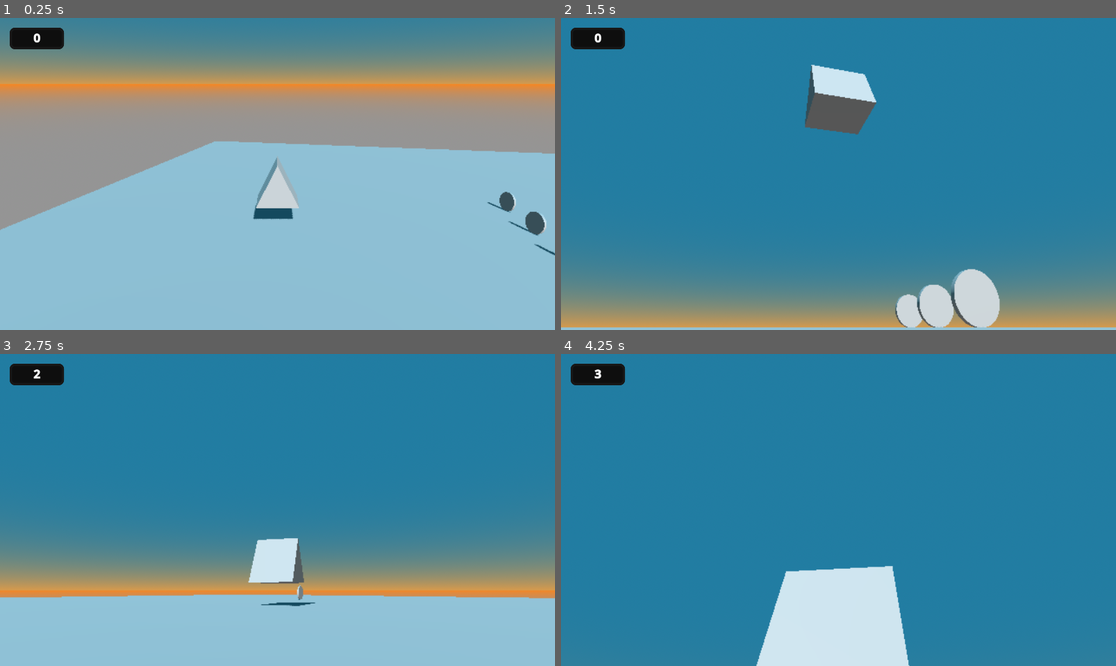
Above: before the commit, frames 1-4 (two rows, left to right).
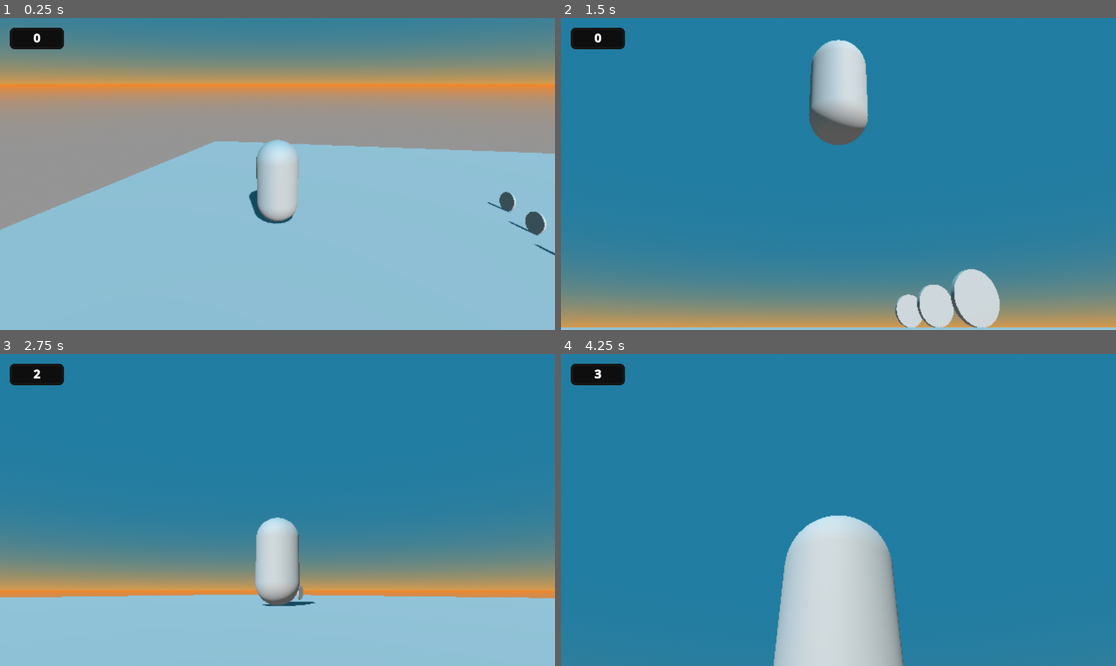
Above: after the commit, the same moments.

Repository: fliposab/ProgettoStage
Game: Godot game, scene res://levels/test_level.tscn
Same seed, same stepped clock (60 frames per second), same inputs: the game is played once before the commit and once after it.
Inputs:
- Up to frame 1 (0.25 s): no input
- Up to frame 2 (1.5 s): hold D (move_right) 0.53-1.28 s; hold Down (rotate_camera_down) 0.53-1.28 s; tap Space (jump) at 0.77 s; hold S (move_back) from 1.28 s (still down); tap Left (rotate_camera_left) at 1.35 s
- Up to frame 3 (2.75 s): tap Space (jump) at 1.52 s; release S (move_back) at 2.03 s; hold D (move_right) from 2.03 s (still down); hold Right (rotate_camera_right) from 2.03 s (still down)
- Up to frame 4 (4.25 s): release D (move_right) at 2.78 s; release Right (rotate_camera_right) at 2.78 s; hold W (move_forward) 2.78-3.53 s; tap Up (rotate_camera_up) at 2.85 s; tap Space (jump) at 3.02, 3.77 s; hold A (move_left) from 3.53 s (still down); hold Down (rotate_camera_down) from 3.53 s (still down)

The runs differ from the first frame. In frame 1, 1.3% of the frame differs, in the area x 44-54%, y 38-67%; in frame 2, 2.5%; in frame 3, 1.8%; in frame 4, 7.1%, in the area x 35-63%, y 51-100%.

Commit message:
piano di progetto aggiornato

Diff:
--- a/Sviluppo/Godot/entities/player.tscn
+++ b/Sviluppo/Godot/entities/player.tscn
@@ -12,7 +12,7 @@
 [ext_resource type="PackedScene" uid="uid://b5yb44m1p21ax" path="res://ui/collectibles_ui.tscn" id="7_6nm46"]
 [ext_resource type="PackedScene" uid="uid://bu4ctaknncujn" path="res://entities/respawn_point.tscn" id="7_i623q"]
 
-[sub_resource type="PrismMesh" id="PrismMesh_x08pd"]
+[sub_resource type="CapsuleMesh" id="CapsuleMesh_x08pd"]
 
 [sub_resource type="CapsuleShape3D" id="CapsuleShape3D_qly61"]
 radius = 0.2
@@ -27,7 +27,7 @@
 [node name="Model" type="Node3D" parent="."]
 
 [node name="MeshInstance3D" type="MeshInstance3D" parent="Model"]
-mesh = SubResource("PrismMesh_x08pd")
+mesh = SubResource("CapsuleMesh_x08pd")
 skeleton = NodePath("../..")
 
 [node name="Misc" type="Node" parent="."]
Not shown, changed: Documentazione/source/Piano-di-progetto.typ
Not shown, changed: Documentazione/source/format.typ
Not shown, added: Documentazione/source/imgs/settimana-1.png
